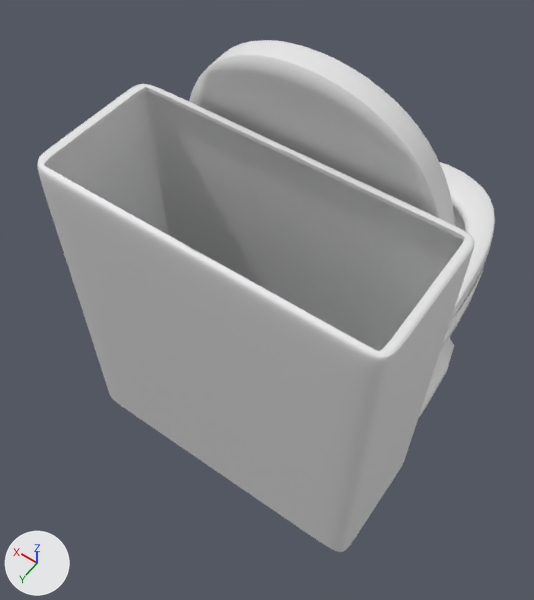
Two versions of the FBX model cesso.fbx, one commit apart.
One viewpoint serves both versions: a 50 mm lens placed at (-0.361, 1.089, 1.411), pointed at (0.076, 0.477, 0.449). Arrows for +X, +Y and +Z are at lower left; the lights stay in place. Where no turn or scale is listed for an object, it has been applied to the vertices.

Objects in the first picture: 'Sporte_Plane'.
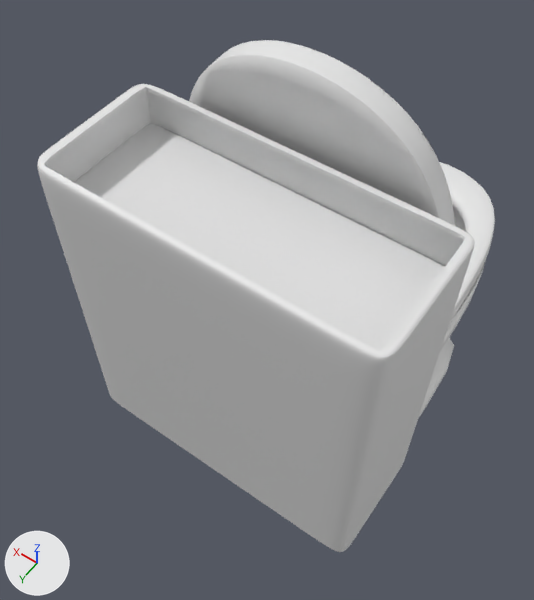
Where the newer file only moved an object's origin or applied its transform, the numbers keep the older frame.

Location of each change, [x1, y1, x2, y2] in pixels of the pictures (534 x 600 px):
```json
{"part": 1, "of": "me_sporte_plane", "change": "added", "after": [74, 124, 445, 351]}
{"part": 2, "of": "me_sporte_plane", "change": "cut back", "before": [89, 43, 451, 351]}
```

The change, as JSON lines over the scene's bpy script:
```json
{"block": "me_sporte_plane", "where": "# used by ob_sporte_plane; location = (0.0, 0.168, 0.0)"}
{"op": "remove", "block": "me_sporte_plane", "code": "me_sporte_plane.from_pydata(...)  # 24779 vertices, 24791 faces; spans x -0.242..0.205, y -0.188..0.575, z -0.01..0.968"}
{"op": "add", "block": "me_sporte_plane", "code": "me_sporte_plane.from_pydata(...)  # 24608 vertices, 24438 faces; spans x -0.242..0.205, y -0.188..0.575, z -0.01..0.968"}
{"block": "me_sporte_plane", "change": "me_sporte_plane part 1: a new loose piece of 526 vertices spanning x -0.238..0.2, y 0.39..0.571, z 0.806..0.808, in mat_provatexture (its picture is missing)"}
{"block": "me_sporte_plane", "change": "me_sporte_plane part 2: 5 vertices moved within x -0.215..0.182, y 0.308..0.33, z 0.496..0.765; 697 vertices removed from x -0.237..0.201, y 0.305..0.57, z 0.473..0.968"}
```
